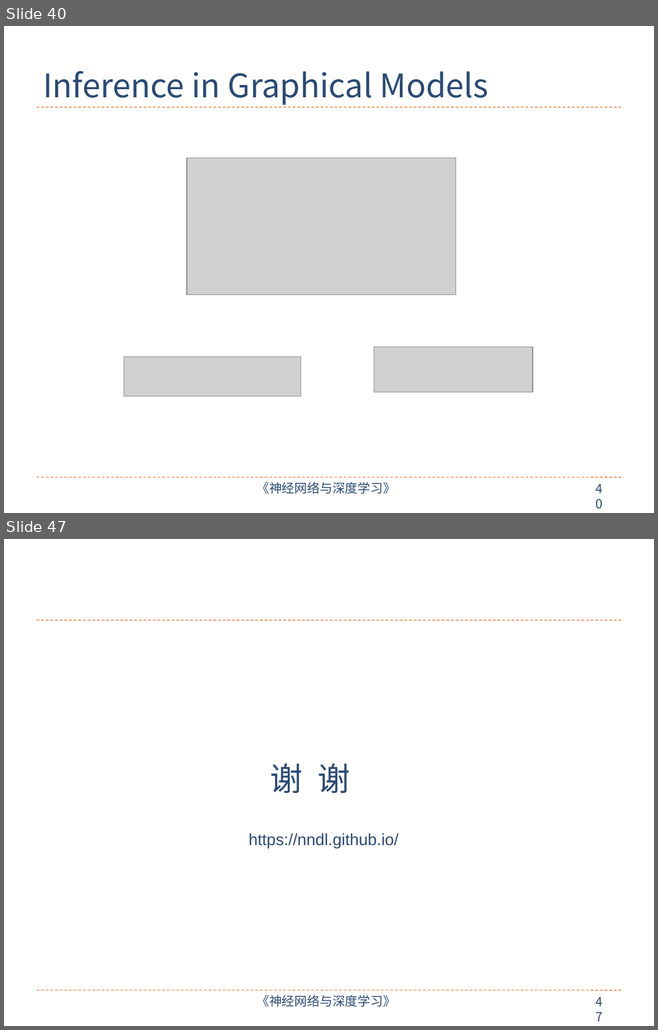
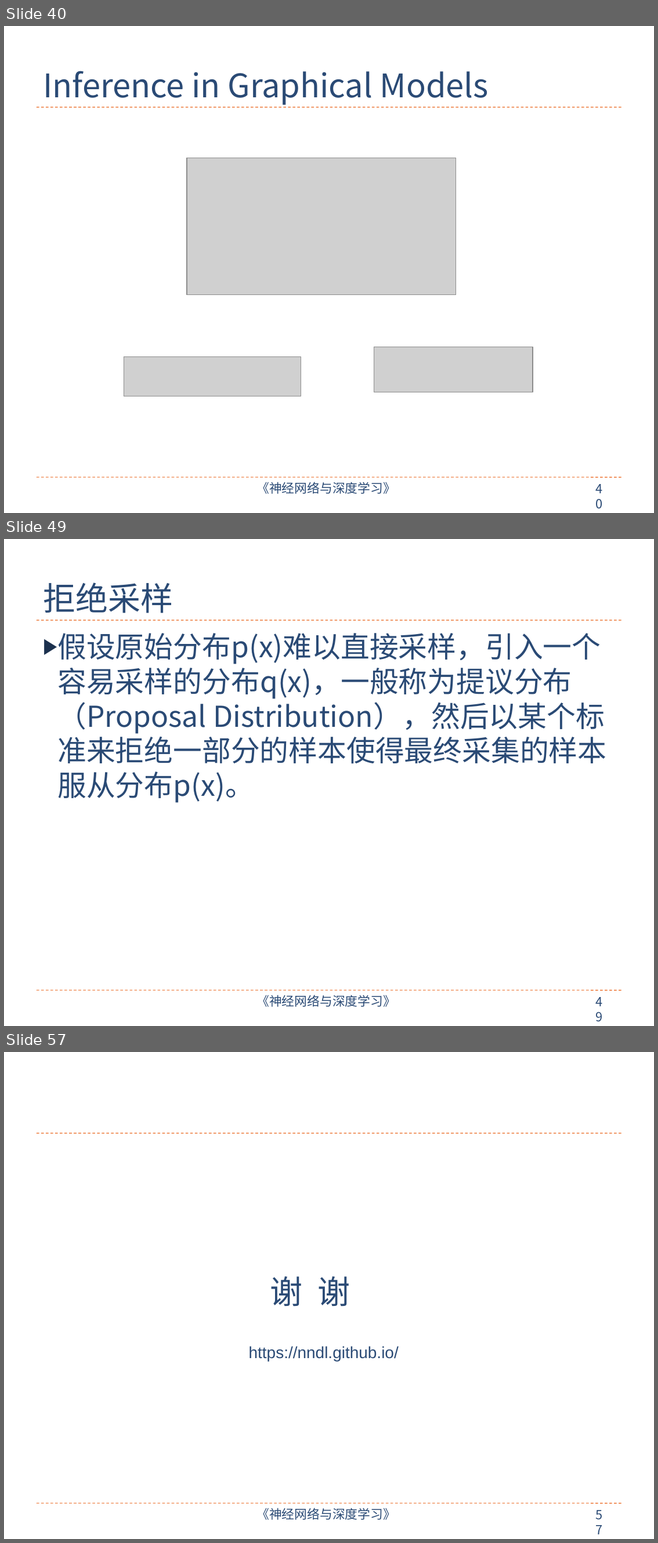
Before and after one commit to nndl/nndl.github.io, a slide deck: ppt/chap-概率图模型.pptx. Shown one above the other, each under a label of ours: slides 40 and 47 before the commit, slides 40, 49 and 57 after it; the slides between them are not shown. The pictures are 658x1030 and 658x1543 pixels, drawn with LibreOffice and Linux fonts; fonts in the diff are those of the drawing; grey boxes stand for pictures. Boxes give left, top, right and bottom in pixels: in the first picture for what was removed or moved away, otherwise in the second. Text is boxed around its words. In the diff, an @@ line names an element or a change of style, - is before the commit and + after.

```diff
--- a/ppt/chap-概率图模型.pptx
+++ b/ppt/chap-概率图模型.pptx
@@ slide 49 added at box(4, 539, 654, 1026), background #FFFFFF; not listed: 4 template elements that a slide beside it also shows @@
@@ title added at box(43, 583, 173, 613), 36 pt, text #2A4A75 @@
+拒绝采样
@@ text added at box(57, 633, 606, 803), 32 pt, text #2A4A75 @@
+▶ 假设原始分布p(x)难以直接采样，引入一个容易采样的分布q(x)，一般称为提议分布（Proposal Distribution），然后以某个标准来拒绝一部分的样本使得最终采集的样本服从分布p(x)。
@@ what was slide 47 is now slide 57 @@
@@ page number at box(589, 1504, 615, 1526): text changed @@
-47
+57
```
Also in this commit, not shown: 1 slide changed, 14 other slides added, 5 slides removed, 3 other files.
